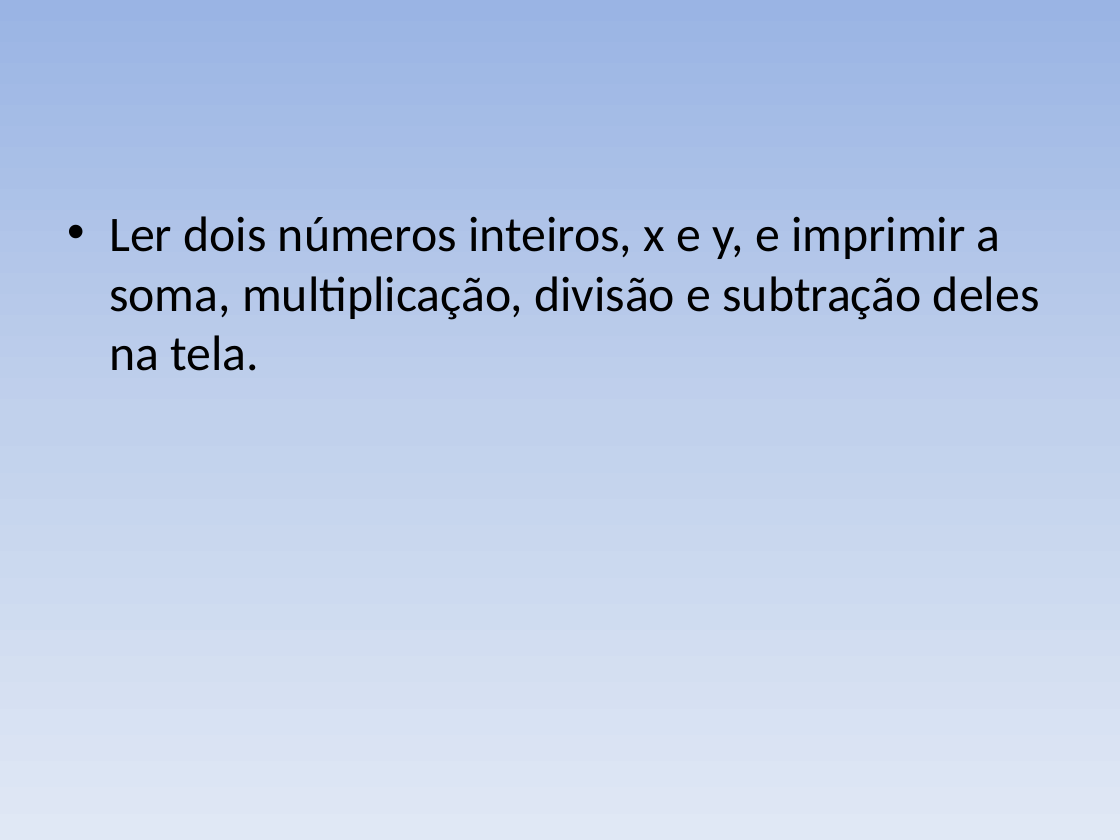
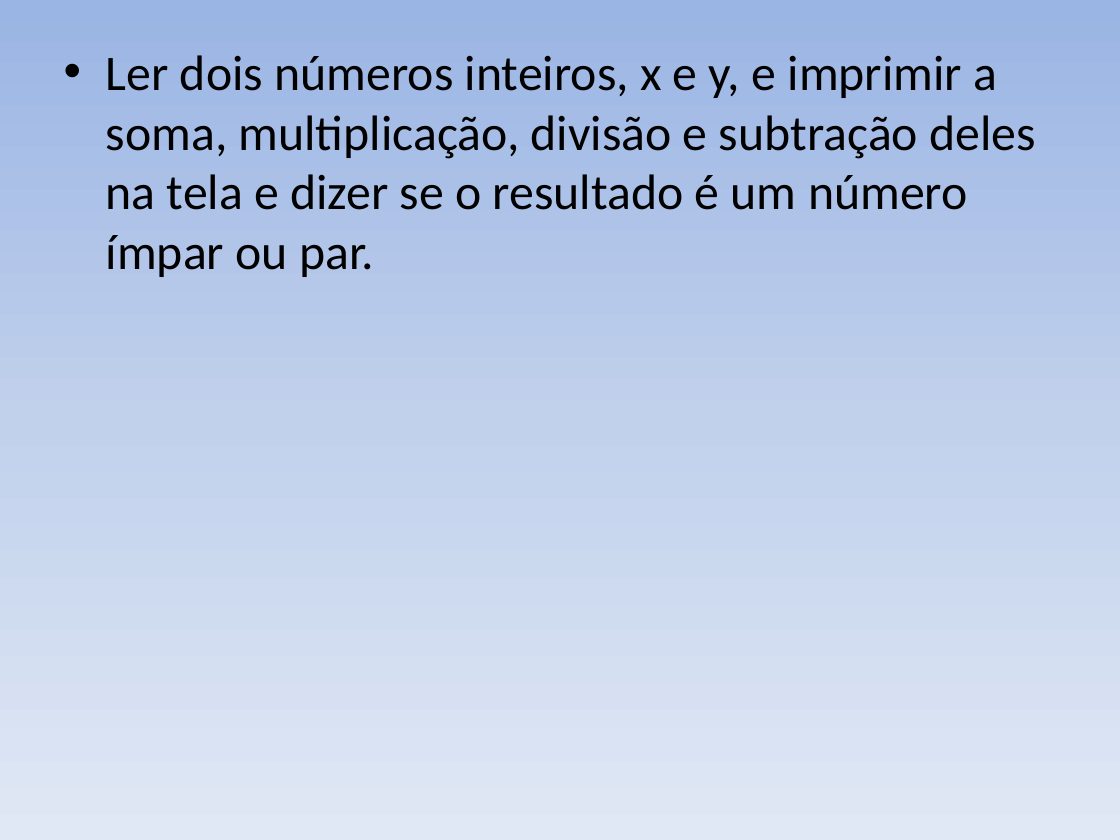
Before and after one commit to italo2403/AULA_L-GICA_PROGRAMA-O, a slide deck: slide 12 of EXERCÍCIOS.pptx (slide 17 before the commit). Drawn at 1120x840 pixels with LibreOffice and Linux fonts; fonts in the diff are those of the drawing. Boxes give left, top, right and bottom in pixels: in the first picture for what was removed or moved away, otherwise in the second. Text is boxed around its words. In the diff, an @@ line names an element or a change of style, - is before the commit and + after.

```diff
--- a/EXERCÍCIOS.pptx
+++ b/EXERCÍCIOS.pptx
@@ text at box(106, 55, 1036, 277): text changed @@
-• Ler dois números inteiros, x e y, e imprimir a soma, multiplicação, divisão e subtração deles na tela.
+• Ler dois números inteiros, x e y, e imprimir a soma, multiplicação, divisão e subtração deles na tela e dizer se o resultado é um número ímpar ou par.
```
Also in this commit, not shown: 10 other slides changed, 4 slides added, 7 slides removed, 3 other files.
